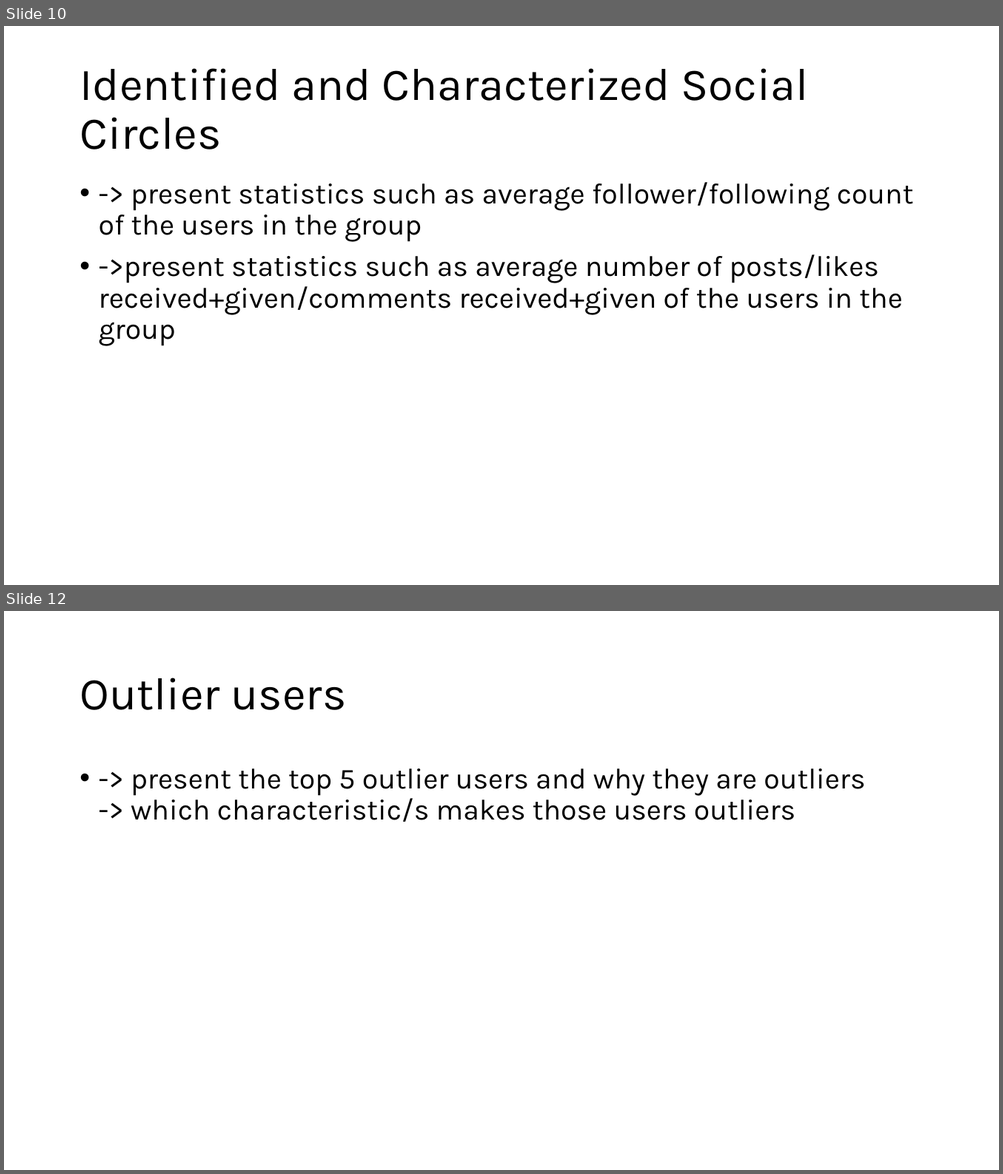
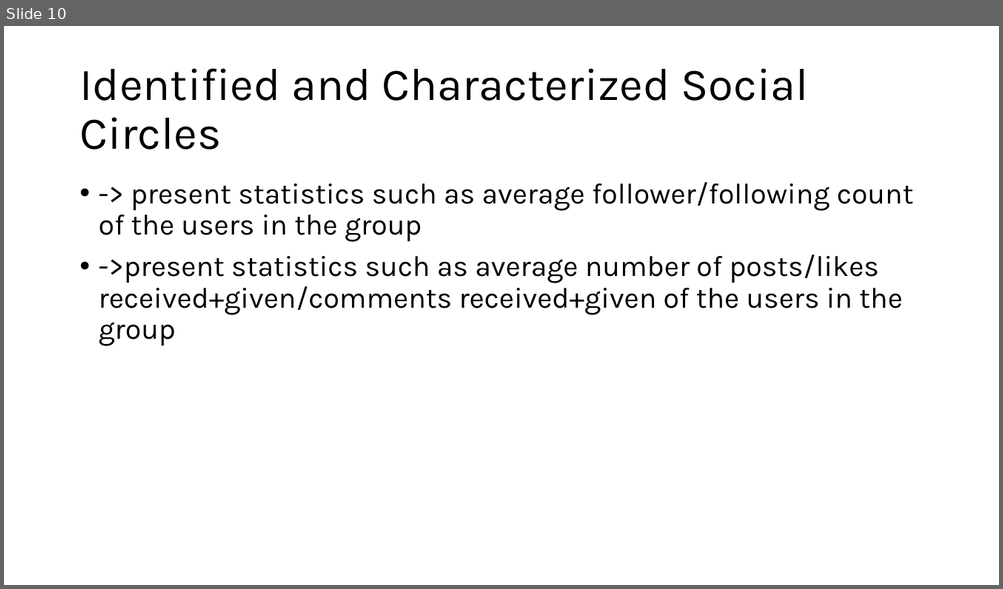
Before and after one commit to jonas-blum/data-mining-1, a slide deck: project/project-presentation.pptx. Shown one above the other, each under a label of ours: slides 10 and 12 before the commit, slide 10 after it; the slides between them are not shown. The pictures are 1003x1174 and 1003x589 pixels, drawn with LibreOffice and Linux fonts; fonts in the diff are those of the drawing. Boxes give left, top, right and bottom in pixels: in the first picture for what was removed or moved away, otherwise in the second. Text is boxed around its words. In the diff, an @@ line names an element or a change of style, - is before the commit and + after.

```diff
--- a/project/project-presentation.pptx
+++ b/project/project-presentation.pptx
@@ slide 12 removed at [4,611,999,1170], background #FFFFFF @@
@@ title removed at [79,678,347,710] @@
-Outlier users
@@ text removed at [131,769,865,822] @@
-• -> present the top 5 outlier users and why they are outliers
-  -> which characteristic/s makes those users outliers
```
Also in this commit, not shown: 5 slides changed, 7 slides added, 1 other slide removed, 5 other files.
